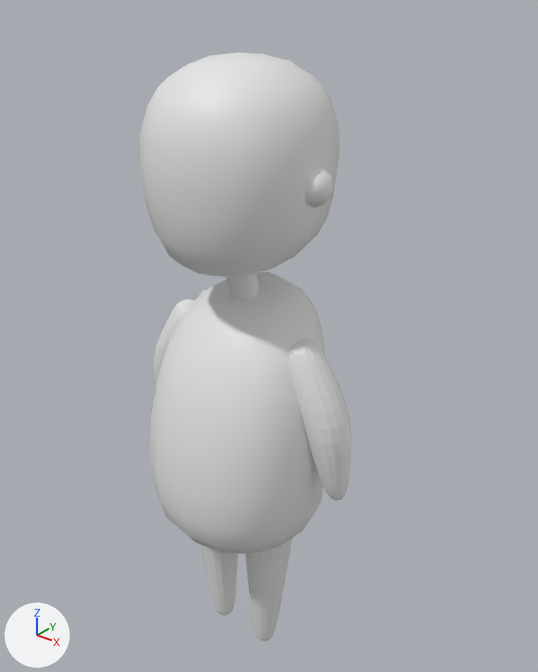
An edit to the Blender file Blends/EEvy.blend, drawn before and after from the same camera.
Rendered twice from a camera (50 mm lens) standing at (4.48, -5.18, 9.66) and looking at (-0.08, 0.52, 6.12). Every picture has the same lights, and +X, +Y and +Z are marked at lower left.

Script lines for the objects in view, before the commit:
```python
ob_cube = bpy.data.objects.new('Cube', me_cube_001)
ob_cube.location = (0.0, 0.0, 8.17)
ob_cube_001 = bpy.data.objects.new('Cube.001', me_cube_002)
ob_cube_001.location = (0.0, 0.0, 5.16)
ob_cube_001.scale = (1.0, 1.0, 1.83)
ob_cube_002 = bpy.data.objects.new('Cube.002', me_cube_003)
ob_cube_002.location = (0.0, 0.0, 0.0)
ob_cube_003 = bpy.data.objects.new('Cube.003', me_cube_004)
ob_cube_003.location = (0.0, 0.0, 0.0)
ob_cylinder = bpy.data.objects.new('Cylinder', me_cylinder)
ob_cylinder.location = (0.0, 0.0, 6.95)
ob_cylinder.rotation_euler = (0.289, 0.0, 0.0)  # degrees (17, 0, 0)
ob_cylinder.scale = (0.149, 0.149, 0.35)
ob_icosphere = bpy.data.objects.new('Icosphere', me_icosphere)
ob_icosphere.location = (0.0, 0.0, -0.27)
ob_icosphere.scale = (1.05, 1.05, 1.05)
# me_cube_001
# before: 1 (-1.0, -1.0, 1.0), 3 (-1.0, 1.0, 1.0), 5 (1.0, -1.0, 1.0), 7 (1.0, 1.0, 1.0)
```
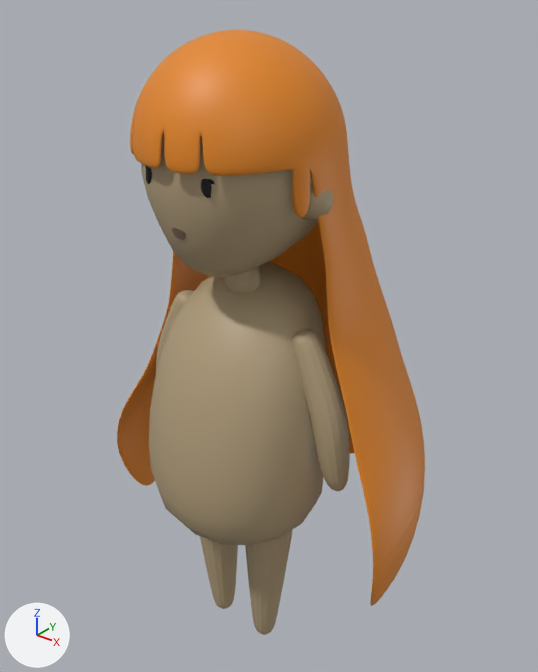
Location of each change, (x1, y1, x2, y2) in pixels of the pictures (538 x 672 px):
'Sphere', added (orange): after (117, 30, 425, 606)
'Cube.001', recoloured, moved (grey to brown): before (149, 272, 325, 554); after (149, 262, 326, 546)
'Cube', recoloured, reshaped, moved (grey to brown): before (140, 52, 339, 277); after (141, 134, 318, 277)
'Cube.003', deleted: before (153, 299, 352, 500)
'Hand', added: after (156, 290, 350, 491)
'Cube.002', recoloured, moved (grey to brown): before (200, 538, 292, 641); after (200, 530, 292, 635)
'Icosphere', recoloured, moved: before (304, 168, 334, 207); after (303, 183, 333, 220)
'Cylinder', recoloured, rescaled: before (226, 273, 260, 301); after (224, 267, 261, 294)
'Vert', added: after (145, 166, 215, 198)
'Vert.001', added: after (172, 228, 186, 240)

Patch to the scene script:
```diff
--- a/Blends/EEvy.blend.py
+++ b/Blends/EEvy.blend.py
@@ me_cube_001 @@
 me_cube_001.from_pydata(...)  # 12 vertices, 10 faces; spans x -1.0..1.0, y -1.0..1.0, z -1.2..1.0
-me_cube_001.vertices[0].co = (-0.65, -0.65, -1.2)
-me_cube_001.vertices[2].co = (-0.65, 0.65, -0.83)
-me_cube_001.vertices[4].co = (0.65, -0.65, -1.2)
-me_cube_001.vertices[6].co = (0.65, 0.65, -0.83)
-me_cube_001.vertices[8].co = (-1.0, -1.0, -0.62)
-me_cube_001.vertices[9].co = (-1.0, 1.0, -0.39)
-me_cube_001.vertices[10].co = (1.0, 1.0, -0.39)
-me_cube_001.vertices[11].co = (1.0, -1.0, -0.62)
+# me_cube_001 part 1
+for i in [1, 3, 5, 7]: me_cube_001.vertices[i].co += Vector((0.0, 0.0, -0.28))
+me_cube_001.vertices[0].co = (-0.26, -0.65, -1.18)
+me_cube_001.vertices[2].co = (-0.35, 0.65, -0.77)
+me_cube_001.vertices[4].co = (0.26, -0.65, -1.18)
+me_cube_001.vertices[6].co = (0.35, 0.65, -0.77)
+me_cube_001.vertices[8].co = (-1.0, -1.0, -0.26)
+me_cube_001.vertices[9].co = (-1.0, 1.0, -0.4)
+me_cube_001.vertices[10].co = (1.0, 1.0, -0.4)
+me_cube_001.vertices[11].co = (1.0, -1.0, -0.26)
+me_cube_001.materials.append(mat_body)  # beige #b39e7c
@@ me_cylinder @@
 me_cylinder.from_pydata(...)  # 64 vertices, 34 faces; spans x -1.0..1.0, y -1.0..1.0, z -1.0..1.0
+me_cylinder.materials.append(mat_body)  # beige #b39e7c
@@ me_cube_002 @@
 me_cube_002.from_pydata(...)  # 12 vertices, 10 faces; spans x -1.09..1.09, y -1.18..1.2, z -0.69..1.19
+me_cube_002.materials.append(mat_body)  # beige #b39e7c
@@ me_cube_003 @@
 me_cube_003.from_pydata(...)  # 16 vertices, 14 faces; spans x 0.09..0.71, y -0.39..0.23, z 2.37..4.36
+me_cube_003.materials.append(mat_body)  # beige #b39e7c
@@ me_icosphere @@
 me_icosphere.from_pydata(...)  # 42 vertices, 80 faces; spans x 0.612..0.949, y -0.177..0.177, z 7.737..8.091
+me_icosphere.materials.append(mat_body)  # beige #b39e7c
@@ me_vert @@
+me_vert.from_pydata([(0.26, -0.841, 8.214), (0.311, -0.839, 8.041), (0.423, -0.781, 8.222), (0.4, -0.806, 8.044)], [], [(0, 1, 3, 2)])
+me_vert.materials.append(mat_eye_black)  # black #000000
@@ ob_cube @@
 ob_cube = bpy.data.objects.new('Cube', me_cube_001)
-ob_cube.location = (0.0, 0.0, 8.17)
+ob_cube.location = (0.0, 0.0, 8.06)
 _m = ob_cube.modifiers.new('Subdivision', 'SUBSURF')
@@ ob_cylinder @@
 ob_cylinder.rotation_euler = (0.289, 0.0, 0.0)  # degrees (17, 0, 0)
-ob_cylinder.scale = (0.149, 0.149, 0.35)
+ob_cylinder.scale = (0.181, 0.173, 0.226)
@@ ob_cube_001 @@
 ob_cube_001 = bpy.data.objects.new('Cube.001', me_cube_002)
-ob_cube_001.location = (0.0, 0.0, 5.16)
+ob_cube_001.location = (0.0, 0.0, 5.27)
 ob_cube_001.scale = (1.0, 1.0, 1.83)
@@ ob_cube_002 @@
 ob_cube_002 = bpy.data.objects.new('Cube.002', me_cube_003)
-ob_cube_002.location = (0.0, 0.0, 0.0)
+ob_cube_002.location = (0.0, 0.0, 0.11)
 _m = ob_cube_002.modifiers.new('Subdivision', 'SUBSURF')
@@ ob_icosphere @@
 ob_icosphere = bpy.data.objects.new('Icosphere', me_icosphere)
-ob_icosphere.location = (0.0, 0.0, -0.27)
+ob_icosphere.location = (0.0, 0.0, -0.38)
 ob_icosphere.scale = (1.05, 1.05, 1.05)
@@ ob_cube_003 @@
-ob_cube_003 = bpy.data.objects.new('Cube.003', me_cube_004)
@@ ob_sphere @@
+ob_sphere = bpy.data.objects.new('Sphere', me_sphere)  # 465 vertices, 439 faces; spans x -1.77..1.85, y -0.95..1.85, z -4.49..1.04; in mat_hair (orange #e78920); modifiers SOLIDIFY, SUBSURF
+ob_sphere.location = (0.0, 0.0, 8.14)
@@ ob_vert_001 @@
+ob_vert_001 = bpy.data.objects.new('Vert.001', me_vert_001)  # 42 vertices, 30 faces; spans x -0.096..0.07, y -0.854..-0.833, z 7.371..7.469; in mat_mouth (brown #775f4f); modifiers SHRINKWRAP, SOLIDIFY
+ob_vert_001.location = (0.0, 0.0, 0.21)
@@ ob_vert @@
+ob_vert = bpy.data.objects.new('Vert', me_vert)  # modifiers SUBSURF, SHRINKWRAP, SOLIDIFY, MIRROR
+ob_vert.location = (0.0, 0.0, -0.04)
@@ ob_hand @@
+ob_hand = bpy.data.objects.new('Hand', me_cube_004_1)  # 20 vertices, 18 faces; spans x 0.6..1.32, y -0.2..0.21, z 4.81..6.56; in mat_body (beige #b39e7c); modifiers SUBSURF, MIRROR
+ob_hand.location = (0.0, 0.0, 0.11)
```
